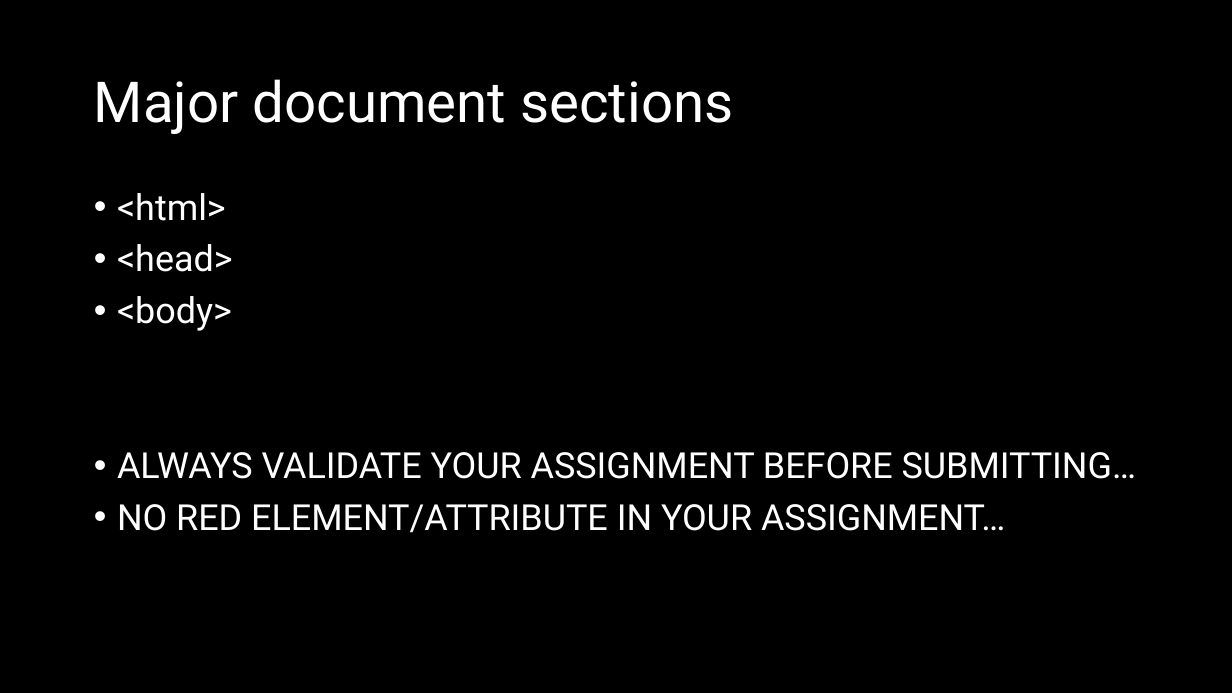
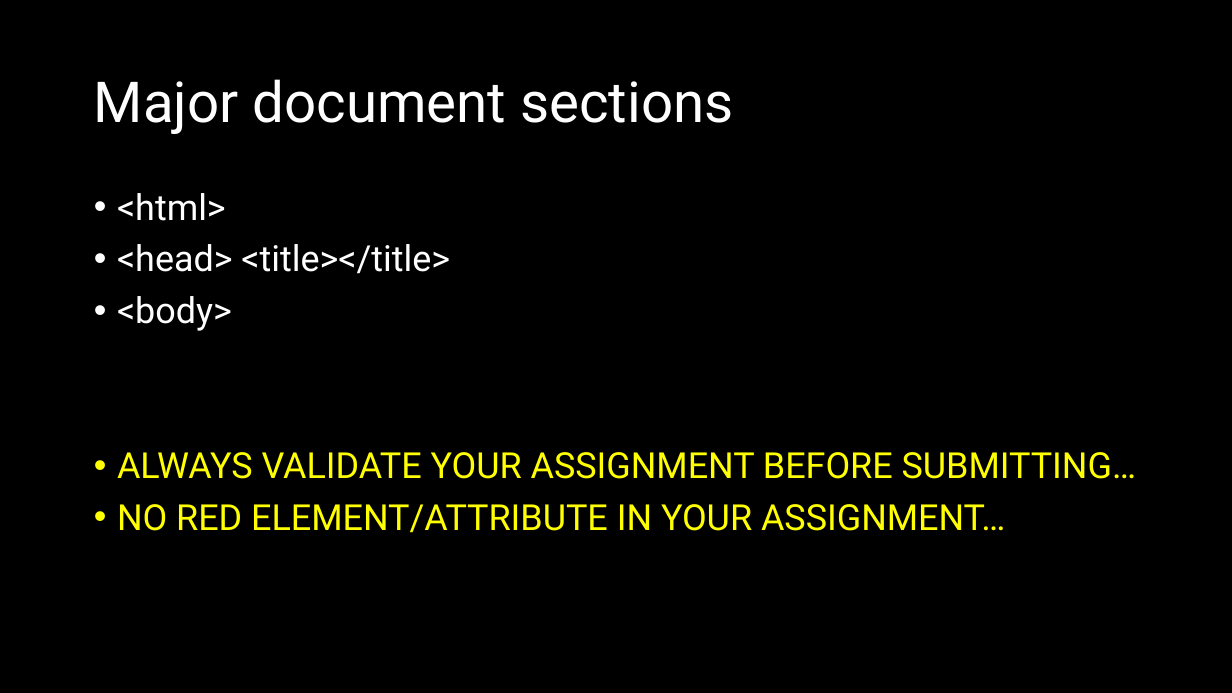
Before and after one commit to natiquekeyin/spring2025, a slide deck: slide 14 of FrontEnd/Week1/Week 1.pptx. Drawn at 1232x693 pixels with LibreOffice and Linux fonts; fonts in the diff are those of the drawing. Boxes give left, top, right and bottom in pixels: in the first picture for what was removed or moved away, otherwise in the second. Text is boxed around its words. In the diff, an @@ line names an element or a change of style, - is before the commit and + after.

```diff
--- a/FrontEnd/Week1/Week 1.pptx
+++ b/FrontEnd/Week1/Week 1.pptx
@@ text at (117,244,450,274): text changed @@
-• <head>
+• <head> <title></title>
@@ text at (117,452,1136,533): text colour #FFFFFF to #FFFF00 in "ALWAYS VALIDATE YOUR ASSIGNMENT BEFORE SUBMITTING…", "NO RED ELEMENT/ATTRIBUTE IN YOUR ASSIGNMENT…" @@
```
Also in this commit, not shown: 4 other slides changed, 4 other files.
